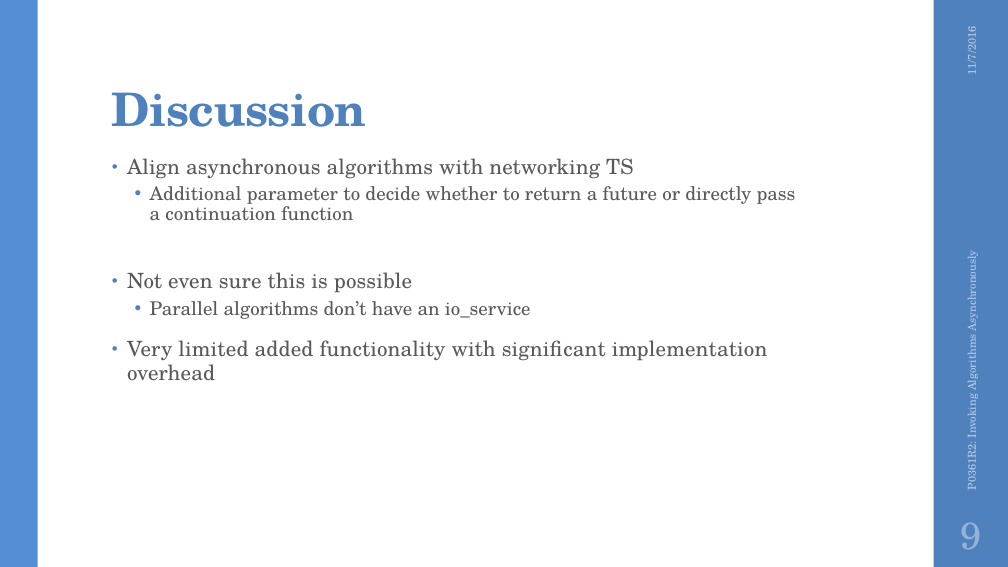
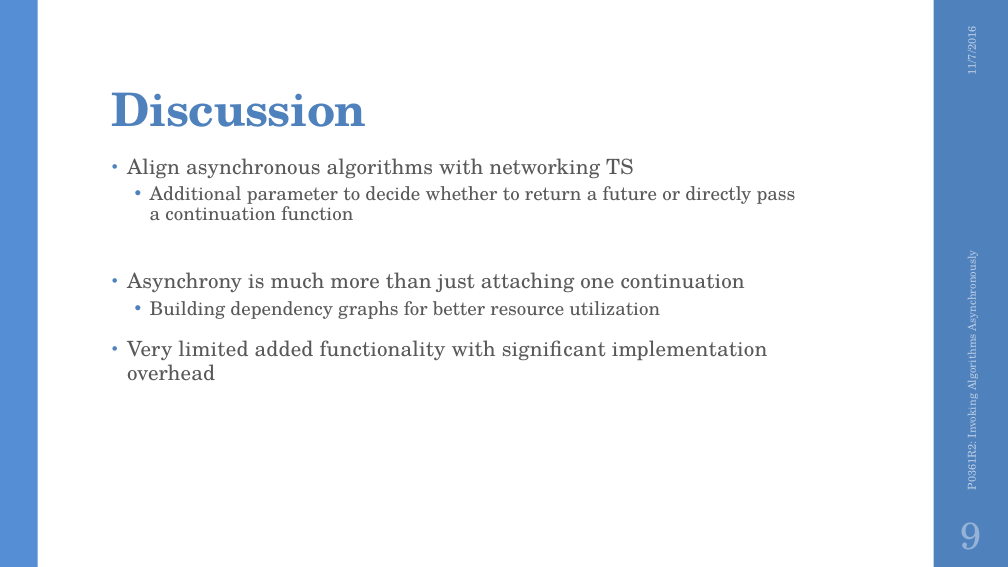
Before and after one commit to STEllAR-GROUP/P0361, a slide deck: slide 9 of P0361R1 - Invoking Algorithms Asynchronously.pptx. Drawn at 1008x567 pixels with LibreOffice and Linux fonts; fonts in the diff are those of the drawing; background and template pictures are left out. Boxes give left, top, right and bottom in pixels: in the first picture for what was removed or moved away, otherwise in the second. Text is boxed around its words. In the diff, an @@ line names an element or a change of style, - is before the commit and + after.

Commit message:
More discussion added

```diff
--- a/P0361R1 - Invoking Algorithms Asynchronously.pptx
+++ b/P0361R1 - Invoking Algorithms Asynchronously.pptx
@@ text at box(127, 272, 745, 319): text changed; size 18 to 20 pt @@
-• Not even sure this is possible
-  • Parallel algorithms don’t have an io_service
+• Asynchrony is much more than just attaching one continuation
+  • Building dependency graphs for better resource utilization
```
Also in this commit, not shown: 1 other slide changed, 1 other file.
